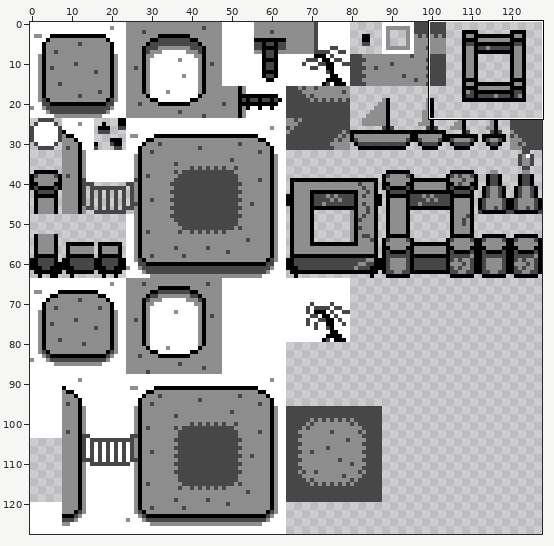
Sprite sheet -- Assets/island-tiles.png. The first picture is a wide view before the edit; the outline marks the close-up.
Close-up. Before the edit:
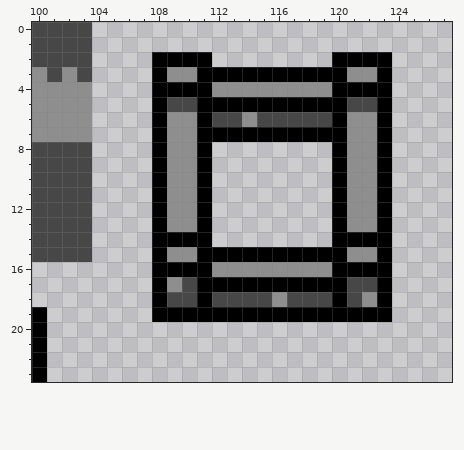
The file is 128x128 pixels. Colours within 5 levels of each other are drawn and written as one. Shown: x 100..127, y 0..23.
The result:
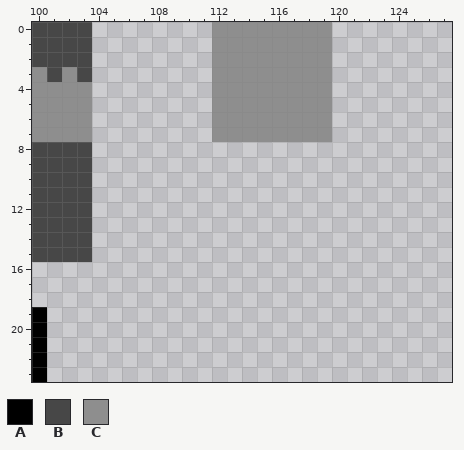
Palette (. is transparent): A #000000  B #474747  C #8e8e8e
Difference:
Changed rows in their new state; - is an unchanged pixel.
first column x 108:
 0 ----CCCCCCCC----
 1 ----CCCCCCCC----
 2 ....CCCCCCCC....
 3 ....CCCCCCCC....
 4 ....--------....
 5 ....CCCCCCCC....
 6 ....CC-CCCCC....
 7 ....CCCCCCCC....
 8 ....--------....
 9 ....--------....
10 ....--------....
11 ....--------....
12 ....--------....
13 ....--------....
14 ....--------....
15 ................
16 ................
17 ................
18 ................
19 ................
Pixel boxes of the changes (left, top, right, bottom) in both close-ups:
changed: (152, 22, 392, 322)
